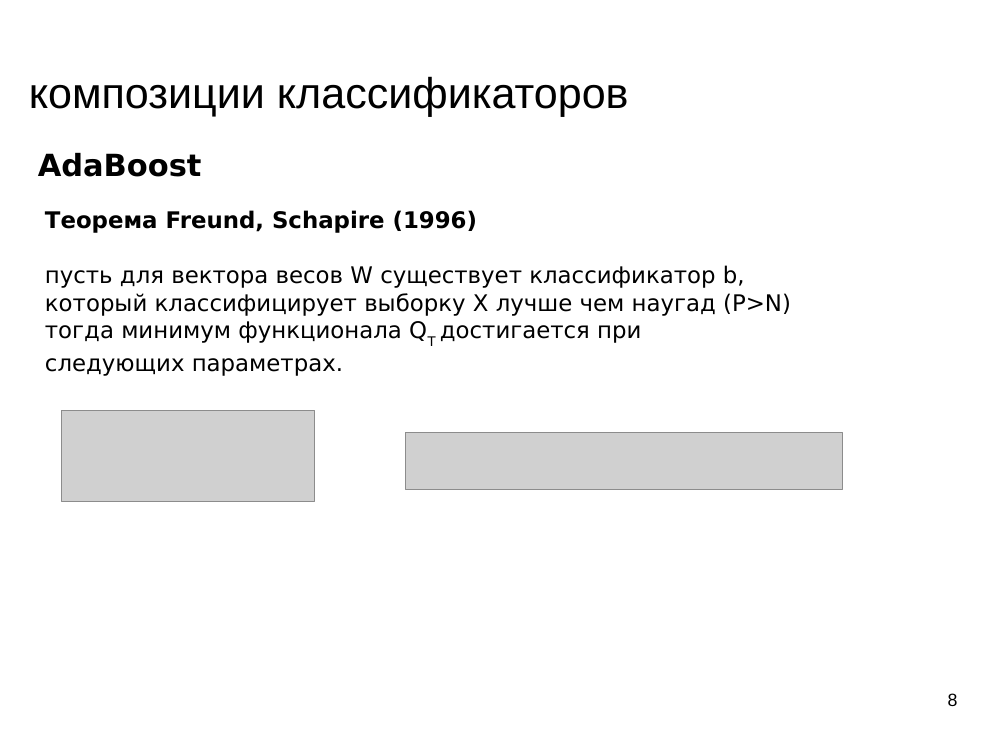
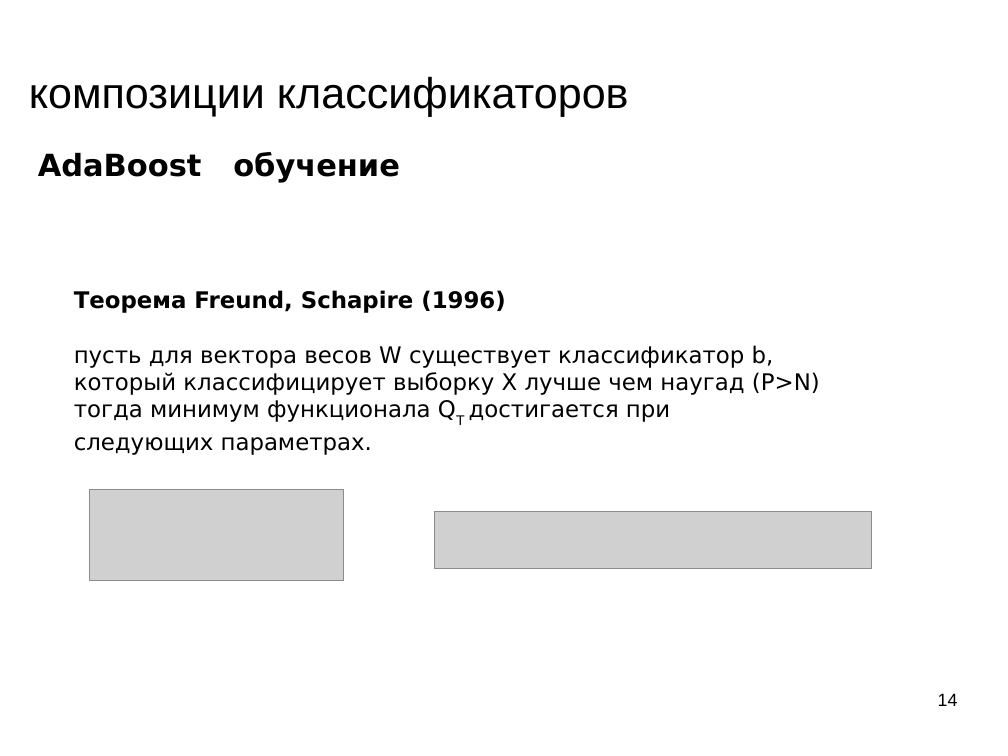
Before and after one commit to mechanoid5/ml_lectorium_legacy, a slide deck: slide 14 of 11-boost.odp (slide 8 before the commit). Drawn at 1008x756 pixels with LibreOffice and Linux fonts; fonts in the diff are those of the drawing; grey boxes stand for pictures; background and template pictures are left out. Boxes give left, top, right and bottom in pixels: in the first picture for what was removed or moved away, otherwise in the second. Text is boxed around its words. In the diff, an @@ line names an element or a change of style, - is before the commit and + after.

```diff
--- a/11-boost.odp
+++ b/11-boost.odp
@@ text at <box>38,152,400,182</box>: text changed @@
-AdaBoost
+AdaBoost обучение
@@ text "Tеорема Freund, Schapire (1996)": place and size @@
-text "Tеорема Freund, Schapire (1996)" at <box>45,210,791,376</box>
+text "Tеорема Freund, Schapire (1996)" at <box>74,290,820,455</box>
@@ picture: place and size @@
-picture at <box>61,411,316,501</box>
+picture at <box>90,489,344,580</box>
@@ picture: place and size @@
-picture at <box>406,432,843,489</box>
+picture at <box>434,511,872,569</box>
@@ page number at <box>938,693,958,706</box>: text changed @@
-8
+14
```
Also in this commit, not shown: 10 other slides changed, 13 slides added, 1 other file.
